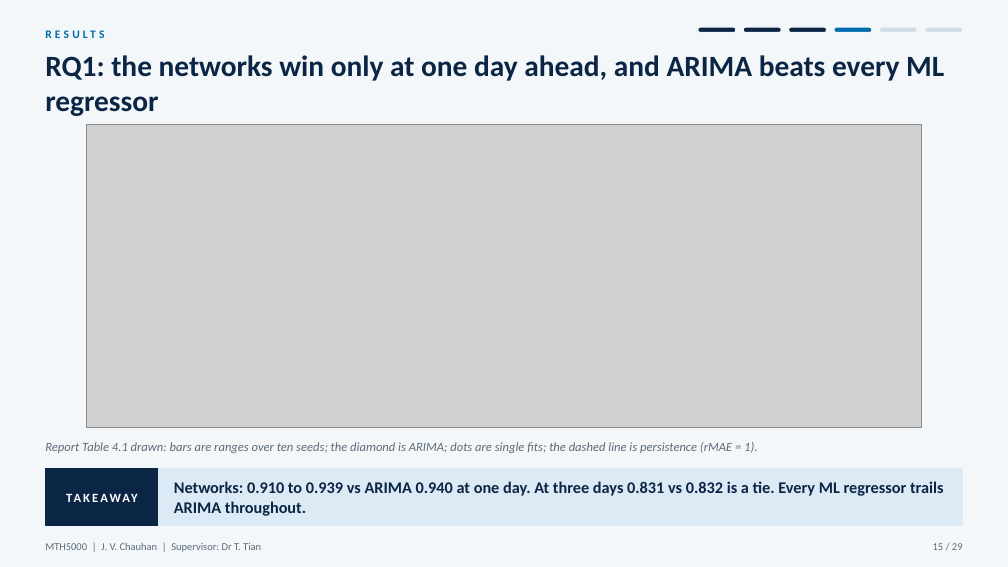
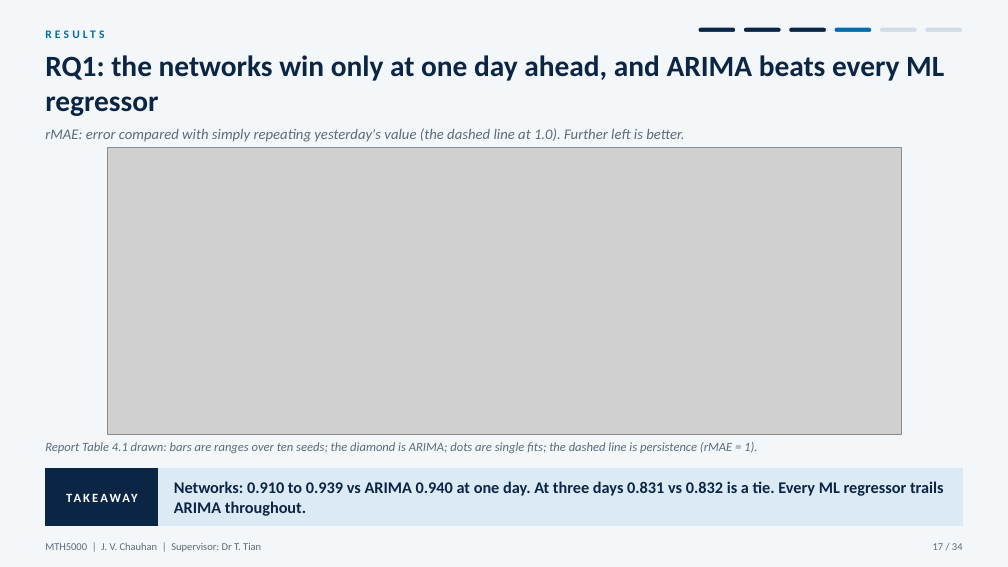
Before and after one commit to JC16092/mth5000-aqi-forecast, a slide deck: slide 17 of presentation_new/MTH5000_oral_presentation.pptx (slide 15 before the commit). Drawn at 1008x567 pixels with LibreOffice and Linux fonts; fonts in the diff are those of the drawing; grey boxes stand for pictures. Boxes give left, top, right and bottom in pixels: in the first picture for what was removed or moved away, otherwise in the second. Text is boxed around its words. In the diff, an @@ line names an element or a change of style, - is before the commit and + after.

```diff
--- a/presentation_new/MTH5000_oral_presentation.pptx
+++ b/presentation_new/MTH5000_oral_presentation.pptx
@@ text added at (45,128,684,142), 14 pt, text #5B6B7A, italic @@
+rMAE: error compared with simply repeating yesterday's value (the dashed line at 1.0). Further left is better.
@@ picture: place and size @@
-picture at (86,125,922,427)
+picture at (107,147,901,435)
@@ text at (933,543,963,550): text changed @@
-15 / 29
+17 / 34
```
Also in this commit, not shown: 28 other slides changed, 6 slides added, 6 other files.
